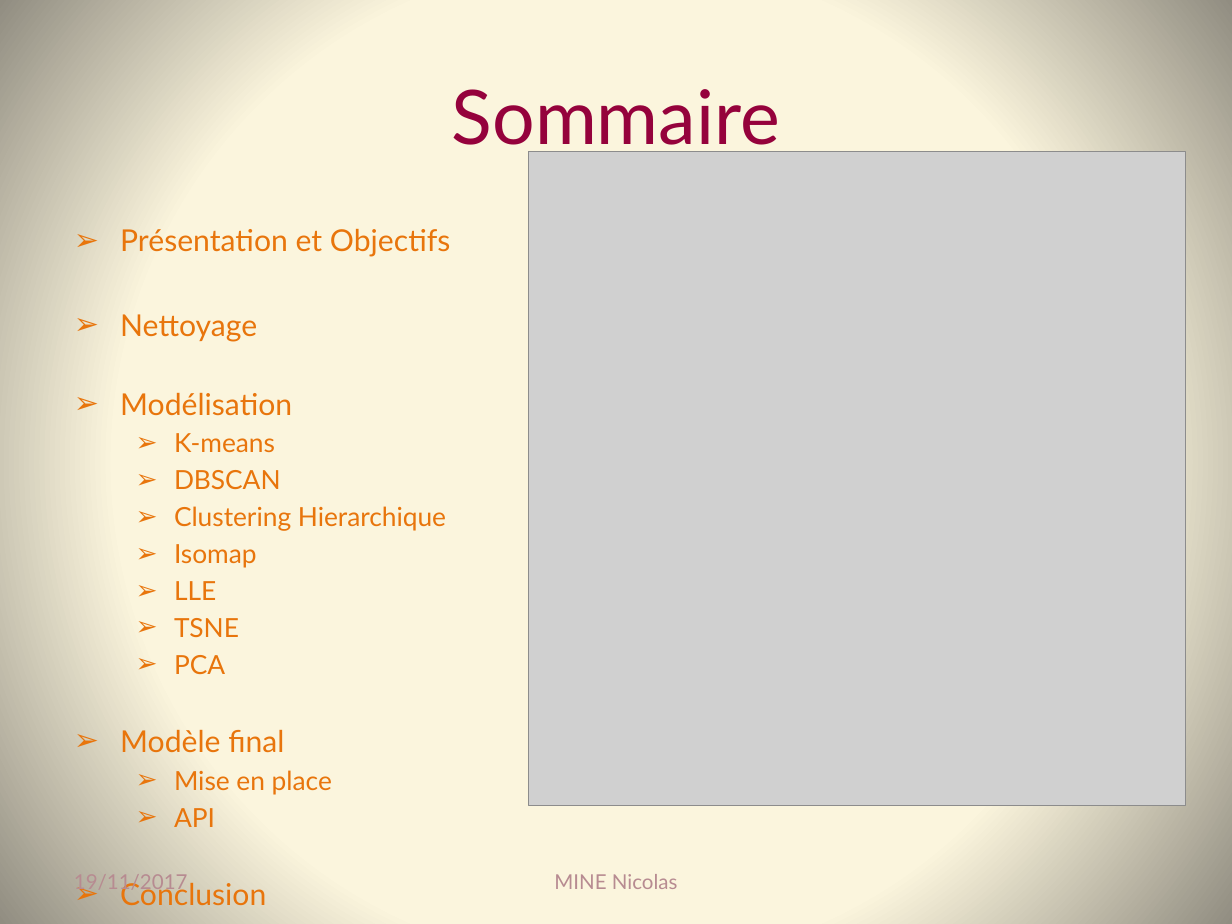
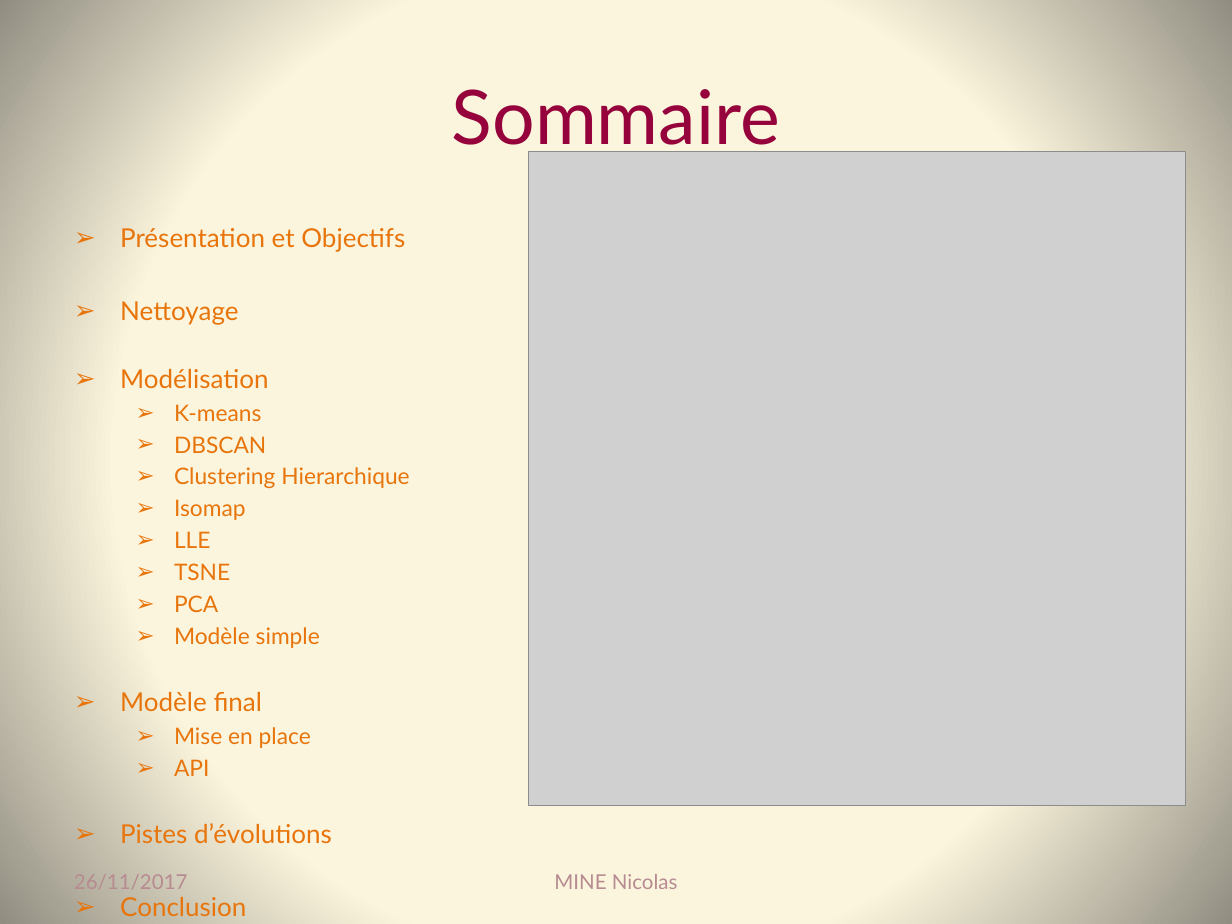
Before and after one commit to Coni63/OC_DS, a slide deck: slide 2 of P3/Presentation-projet_3.pptx. Drawn at 1232x924 pixels with LibreOffice and Linux fonts; fonts in the diff are those of the drawing; grey boxes stand for pictures. Boxes give left, top, right and bottom in pixels: in the first picture for what was removed or moved away, otherwise in the second. Text is boxed around its words. In the diff, an @@ line names an element or a change of style, - is before the commit and + after.

```diff
--- a/P3/Presentation-projet_3.pptx
+++ b/P3/Presentation-projet_3.pptx
@@ text at [120,228,409,916]: size 17.6 to 15.2 pt in "Présentation et Objectifs", "Nettoyage", "Modélisation", "Modèle final" and 1 more places; size 15.4 to 13.3 pt in "K-means", "DBSCAN", "Clustering Hierarchique", "Isomap" and 5 more places @@
@@ text at [174,627,320,648]: paragraph added @@
+  ➢ Modèle simple
@@ text at [120,823,332,843]: paragraph added @@
+➢ Pistes d’évolutions
@@ text at [74,874,188,889]: text changed @@
-19/11/2017
+26/11/2017
```
Also in this commit, not shown: 17 other slides changed, 2 slides added, 10 other files.
